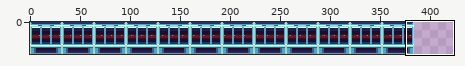
Edited in one commit: sprite sheet (rsc/Assets/SlotMachine.png). Above: a wide view before the commit, with the close-up outlined.
Close-up. Before the edit:
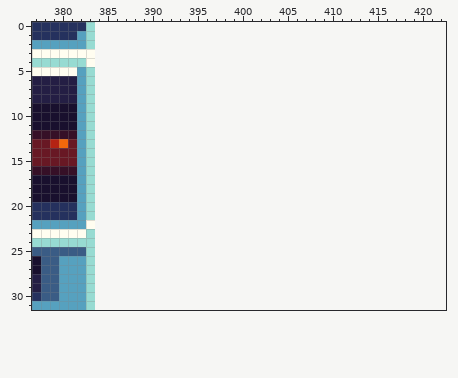
The file is 384x32 pixels. Shown: x 377..422, y 0..31. The old version is drawn lined up with the new one, on the new canvas. The wide view leaves out empty margins.
Now the later version:
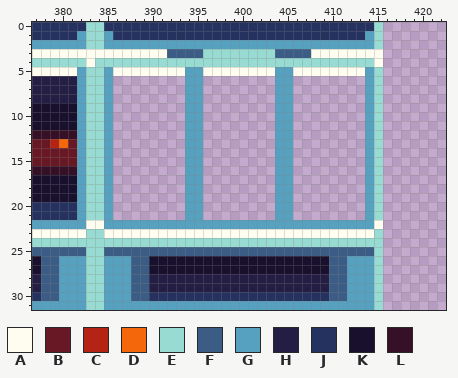
Palette (. is transparent): A #fffdf0  B #681824  C #b42313  D #f4680b  E #97dbd2  F #3a5c85  G #56a1bf  H #241e44  J #25315e  K #19102e  L #361027
What changed:
canvas 384x32 -> 448x32
@@ x 377..422 @@
- 0 JJJJJJE.......................................
- 1 JJJJJGE.......................................
- 2 GGGGGGE.......................................
- 3 AAAAAAA.......................................
- 4 EEEEEEA.......................................
- 5 AAAAAGE.......................................
- 6 HHHHHGE.......................................
- 7 HHHHHGE.......................................
- 8 HHHHHGE.......................................
- 9 KKKKKGE.......................................
-10 KKKKKGE.......................................
-11 KKKKKGE.......................................
-12 LLLLLGE.......................................
-13 BBCDBGE.......................................
-14 BBBBBGE.......................................
-15 BBBBBGE.......................................
-16 LLLLLGE.......................................
-17 KKKKKGE.......................................
-18 KKKKKGE.......................................
-19 KKKKKGE.......................................
-20 JJJJJGE.......................................
-21 JJJJJGE.......................................
-22 GGGGGGA.......................................
-23 AAAAAAE.......................................
-24 EEEEEEE.......................................
-25 FFFFFFE.......................................
-26 KFFGGGE.......................................
-27 KFFGGGE.......................................
-28 HFFGGGE.......................................
-29 HFFGGGE.......................................
-30 JFFGGGE.......................................
-31 GGGGGGE.......................................
+ 0 JJJJJJEEJJJJJJJJJJJJJJJJJJJJJJJJJJJJJJE.......
+ 1 JJJJJGEEGJJJJJJJJJJJJJJJJJJJJJJJJJJJJGE.......
+ 2 GGGGGGEEGGGGGGGGGGGGGGGGGGGGGGGGGGGGGGE.......
+ 3 AAAAAAAAAAAAAAAFFFFEEEEEEEEFFFFAAAAAAAA.......
+ 4 EEEEEEAEEEEEEEEEEEEEEEEEEEEEEEEEEEEEEEA.......
+ 5 AAAAAGEEGAAAAAAAAGGAAAAAAAAGGAAAAAAAAGE.......
+ 6 HHHHHGEEG........GG........GG........GE.......
+ 7 HHHHHGEEG........GG........GG........GE.......
+ 8 HHHHHGEEG........GG........GG........GE.......
+ 9 KKKKKGEEG........GG........GG........GE.......
+10 KKKKKGEEG........GG........GG........GE.......
+11 KKKKKGEEG........GG........GG........GE.......
+12 LLLLLGEEG........GG........GG........GE.......
+13 BBCDBGEEG........GG........GG........GE.......
+14 BBBBBGEEG........GG........GG........GE.......
+15 BBBBBGEEG........GG........GG........GE.......
+16 LLLLLGEEG........GG........GG........GE.......
+17 KKKKKGEEG........GG........GG........GE.......
+18 KKKKKGEEG........GG........GG........GE.......
+19 KKKKKGEEG........GG........GG........GE.......
+20 JJJJJGEEG........GG........GG........GE.......
+21 JJJJJGEEG........GG........GG........GE.......
+22 GGGGGGAAGGGGGGGGGGGGGGGGGGGGGGGGGGGGGGA.......
+23 AAAAAAEEAAAAAAAAAAAAAAAAAAAAAAAAAAAAAAE.......
+24 EEEEEEEEEEEEEEEEEEEEEEEEEEEEEEEEEEEEEEE.......
+25 FFFFFFEEFFFFFFFFFFFFFFFFFFFFFFFFFFFFFFE.......
+26 KFFGGGEEGGGFFKKKKKKKKKKKKKKKKKKKKFFGGGE.......
+27 KFFGGGEEGGGFFKKKKKKKKKKKKKKKKKKKKFFGGGE.......
+28 HFFGGGEEGGGFFHHHHHHHHHHHHHHHHHHHHFFGGGE.......
+29 HFFGGGEEGGGFFHHHHHHHHHHHHHHHHHHHHFFGGGE.......
+30 JFFGGGEEGGGFFJJJJJJJJJJJJJJJJJJJJFFGGGE.......
+31 GGGGGGEEGGGGGGGGGGGGGGGGGGGGGGGGGGGGGGE.......
Changed places in both close-ups, as pixel boxes (x1, y1, x2, y2):
added: (95, 22, 383, 310)
